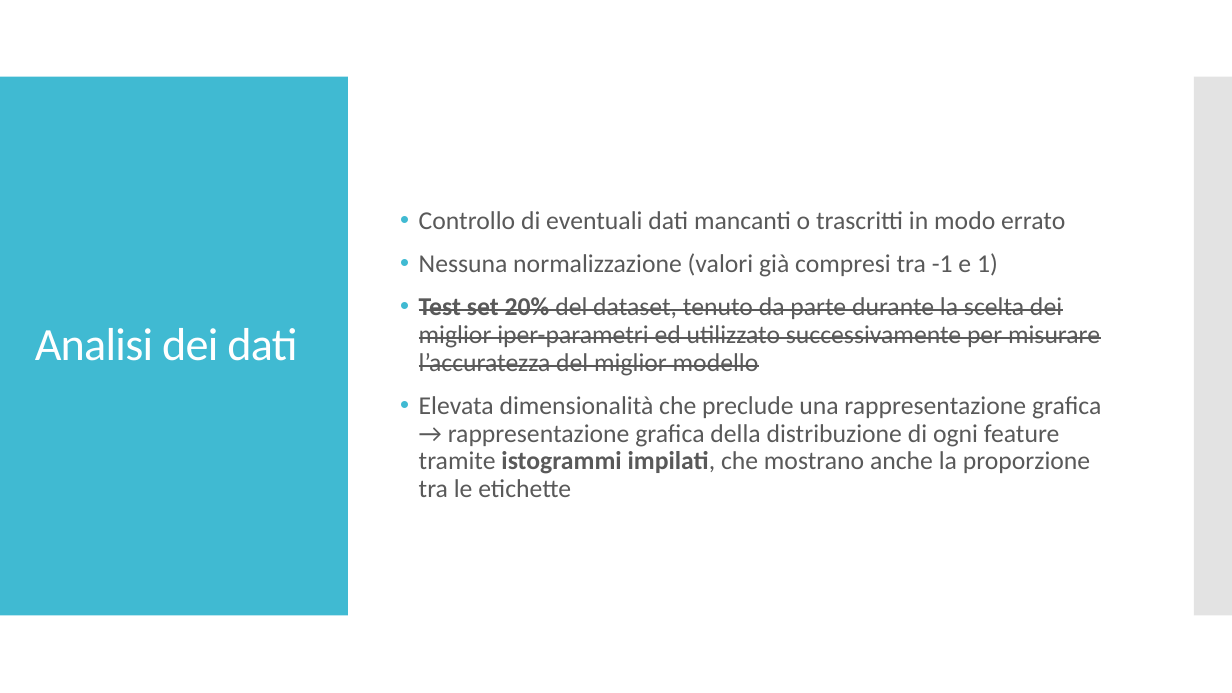
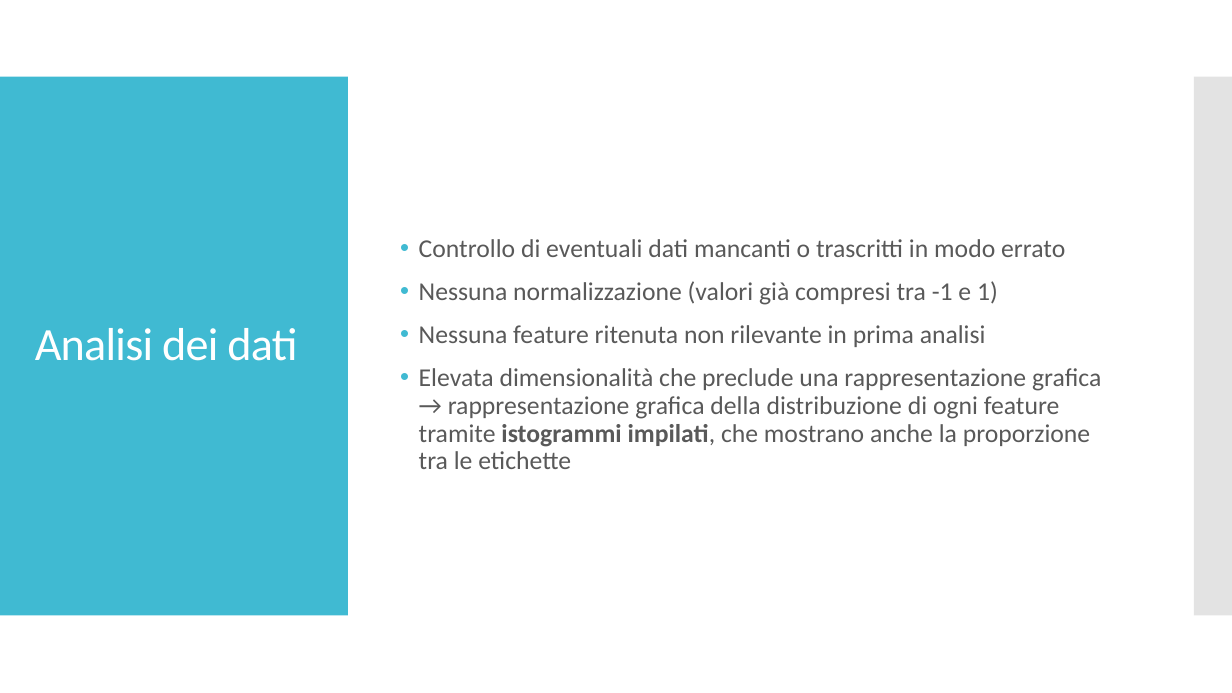
Before and after one commit to gianlubiscotto/Data-Analysis-and-Data-Mining, a slide deck: slide 4 of slide.pptx (slide 3 before the commit). Drawn at 1232x693 pixels with LibreOffice and Linux fonts; fonts in the diff are those of the drawing. Boxes give left, top, right and bottom in pixels: in the first picture for what was removed or moved away, otherwise in the second. Text is boxed around its words. In the diff, an @@ line names an element or a change of style, - is before the commit and + after.

```diff
--- a/slide.pptx
+++ b/slide.pptx
@@ text at (419,325,986,347): text changed @@
-• Test set 20% del dataset, tenuto da parte durante la scelta dei miglior iper-parametri ed utilizzato successivamente per misurare l’accuratezza del miglior modello
+• Nessuna feature ritenuta non rilevante in prima analisi
```
Also in this commit, not shown: 2 other slides changed, 6 slides added, 1 slide removed, 4 other files.
